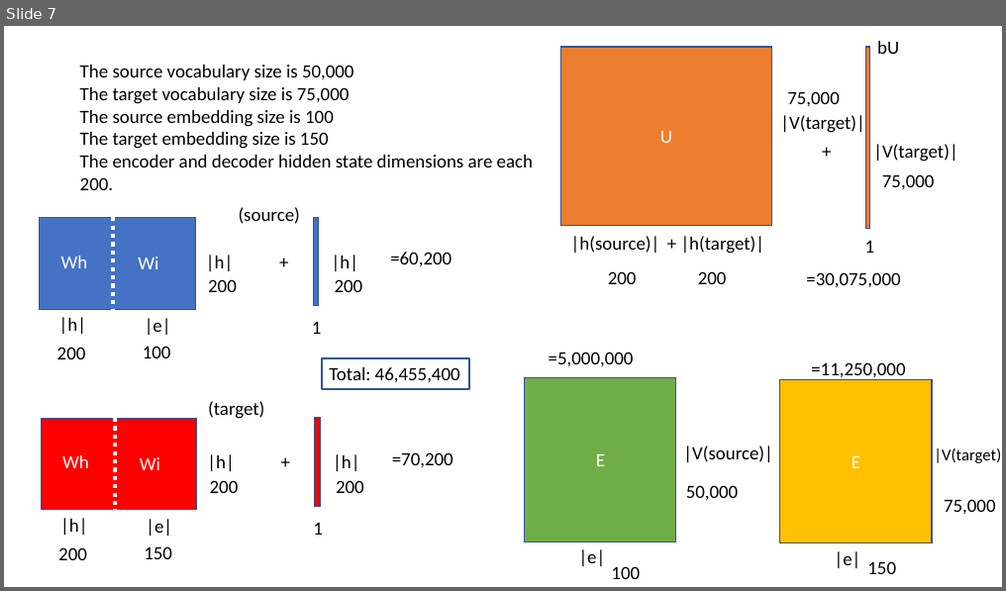
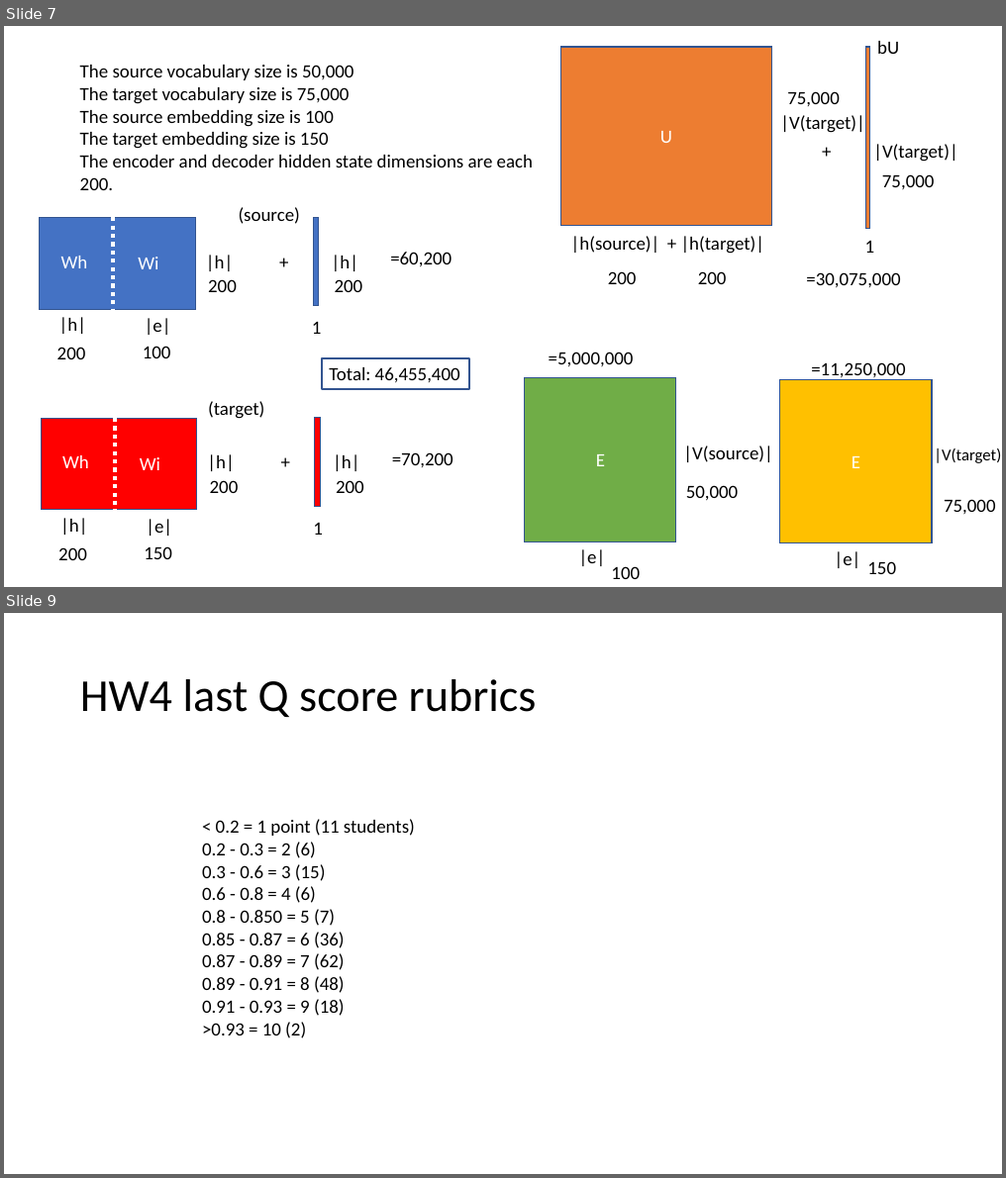
Before and after one commit to isi-nlp/csci_544_fa_18_slides, a slide deck: nmtnote_1114.pptx. Shown one above the other, each under a label of ours: slide 7 before the commit, slides 7 and 9 after it; the slides between them are not shown. The pictures are 1006x591 and 1006x1178 pixels, drawn with LibreOffice and Linux fonts; fonts in the diff are those of the drawing. Boxes give left, top, right and bottom in pixels: in the first picture for what was removed or moved away, otherwise in the second. Text is boxed around its words. In the diff, an @@ line names an element or a change of style, - is before the commit and + after.

```diff
--- a/nmtnote_1114.pptx
+++ b/nmtnote_1114.pptx
@@ slide 9 added at box(4, 613, 1002, 1174), background #FFFFFF @@
@@ title added at box(80, 679, 537, 717), 44 pt, text #000000 @@
+HW4 last Q score rubrics
@@ text added at box(202, 819, 415, 1039), 18 pt, text #000000 @@
+< 0.2 = 1 point (11 students)
+0.2 - 0.3 = 2 (6)
+0.3 - 0.6 = 3 (15)
+0.6 - 0.8 = 4 (6)
+0.8 - 0.850 = 5 (7)
+0.85 - 0.87 = 6 (36)
+0.87 - 0.89 = 7 (62)
+0.89 - 0.91 = 8 (48)
+0.91 - 0.93 = 9 (18)
+>0.93 = 10 (2)
```
Also in this commit, not shown: 1 slide changed.
